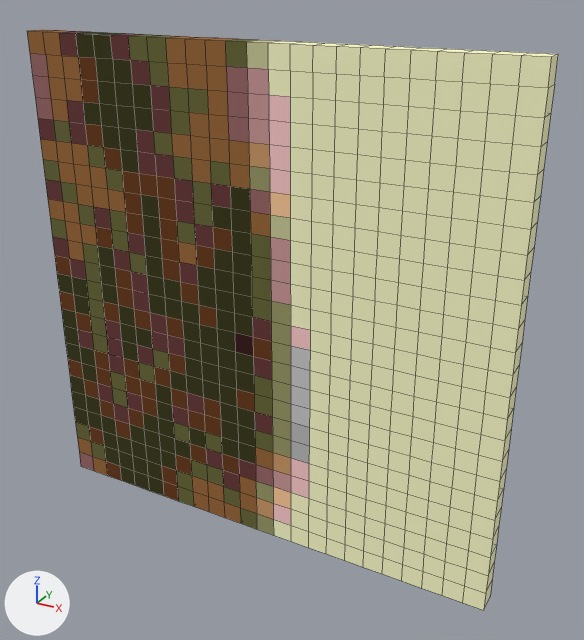
One commit to the OBJ model WindingTale2/Assets/Resources/Shapes/Shapes_24/Shape_24_90.obj: the scene before it, then after it.
Camera for both pictures: a 50 mm lens placed at (1.81, -3.01, 1.48), pointed at (0.14, 0.01, -0.03). Arrows for +X, +Y and +Z are at lower left; the lights stay in place. The picture after the commit comes second. Mesh edges are drawn as thin lines. Where no turn or scale is listed for an object, it has been applied to the vertices. Vertices at exactly the same position are counted once.

Objects in the first picture: 'Shape_24_90'.
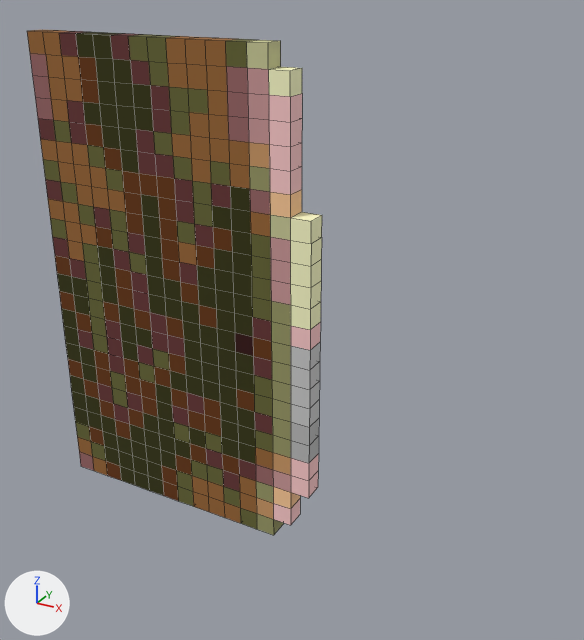
What the commit changed:
me_shape_24_90 is used by ob_shape_24_90; location (0.0, 0.0, 0.0).
me_shape_24_90 had 1250 vertices, 1248 faces and spanned x -1.2..1.2, y -0.1..0.0, z -1.2..1.2.
me_shape_24_90 now has 776 vertices, 774 faces and spans x -1.2..0.3, y -0.1..0.0, z -1.2..1.2.
me_shape_24_90 part 1: 474 vertices removed from x 0.2..1.2, y -0.1..0.0, z -1.2..1.2.

Changed parts and their boxes [x1, y1, x2, y2] in the pictures (584 x 640 px):
'Shape_24_90', reshaped (44% narrower, 13% shorter): before [27, 30, 558, 610]; after [27, 30, 322, 535]
part 1 of me_shape_24_90, deleted (beige): before [268, 41, 558, 610]
